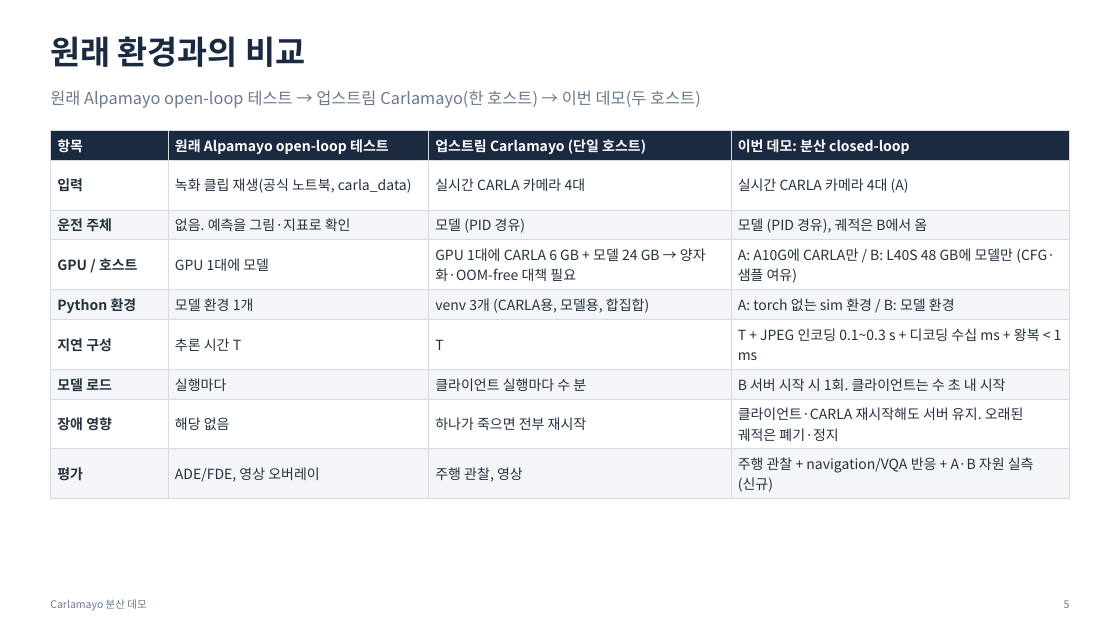
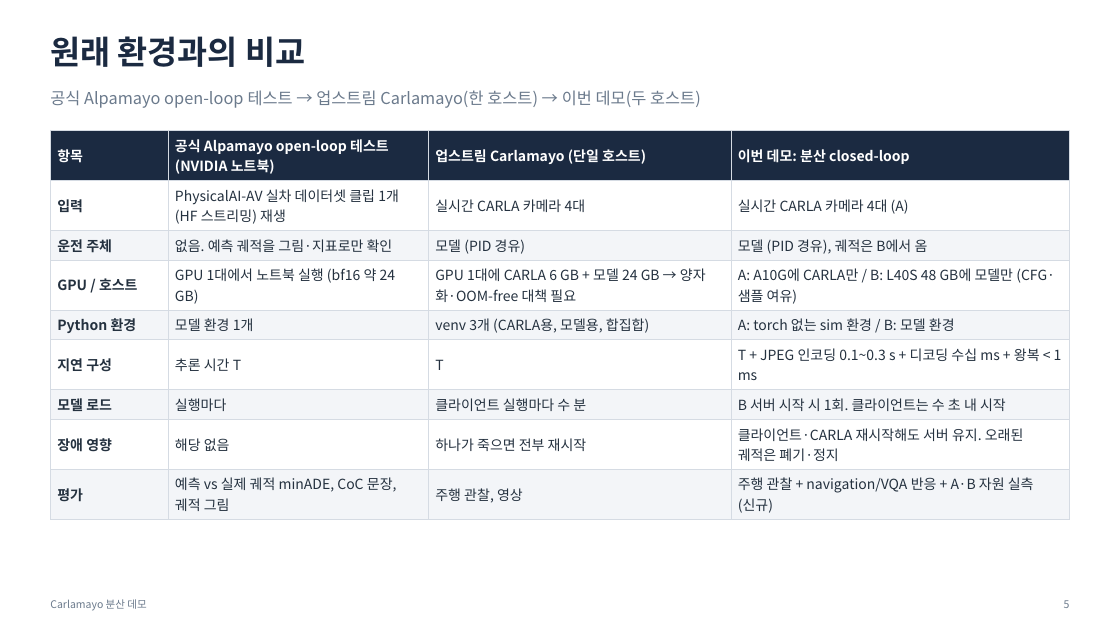
Before and after one commit to JwonMoon/carlamayo-my-distributed, a slide deck: slide 5 of docs/distributed/demo-overview.pptx. Drawn at 1120x630 pixels with LibreOffice and Linux fonts; fonts in the diff are those of the drawing. Boxes give left, top, right and bottom in pixels: in the first picture for what was removed or moved away, otherwise in the second. Text is boxed around its words. In the diff, an @@ line names an element or a change of style, - is before the commit and + after.

```diff
--- a/docs/distributed/demo-overview.pptx
+++ b/docs/distributed/demo-overview.pptx
@@ text at (50,90,701,108): text changed @@
-원래 Alpamayo open-loop 테스트 → 업스트림 Carlamayo(한 호스트) → 이번 데모(두 호스트)
+공식 Alpamayo open-loop 테스트 → 업스트림 Carlamayo(한 호스트) → 이번 데모(두 호스트)
@@ table at (50,130,1070,517) @@
-row 1, column 2: 원래 Alpamayo open-loop 테스트
+row 1, column 2: 공식 Alpamayo open-loop 테스트 (NVIDIA 노트북)
-row 2, column 2: 녹화 클립 재생(공식 노트북, carla_data)
+row 2, column 2: PhysicalAI-AV 실차 데이터셋 클립 1개 (HF 스트리밍) 재생
-row 3, column 2: 없음. 예측을 그림·지표로 확인
+row 3, column 2: 없음. 예측 궤적을 그림·지표로만 확인
-row 4, column 2: GPU 1대에 모델
+row 4, column 2: GPU 1대에서 노트북 실행 (bf16 약 24 GB)
-row 9, column 2: ADE/FDE, 영상 오버레이
+row 9, column 2: 예측 vs 실제 궤적 minADE, CoC 문장, 궤적 그림
```
Also in this commit, not shown: 2 other files.
